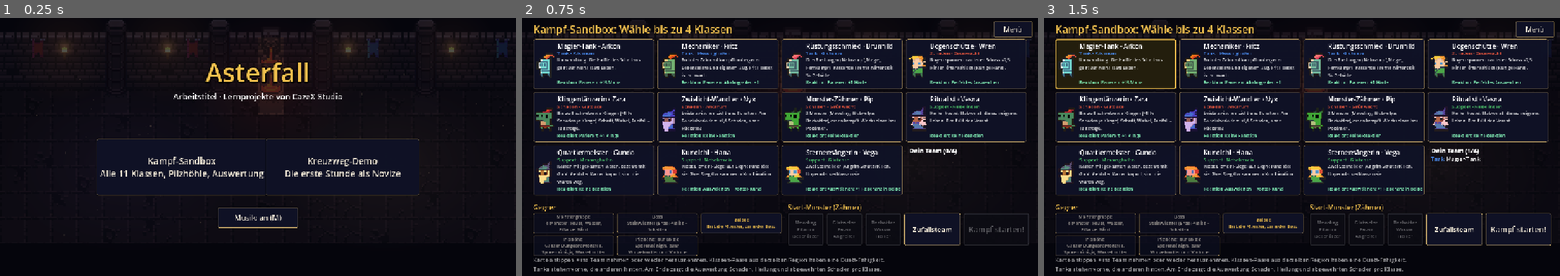
Above: before the commit, frames 1-3 (left to right).
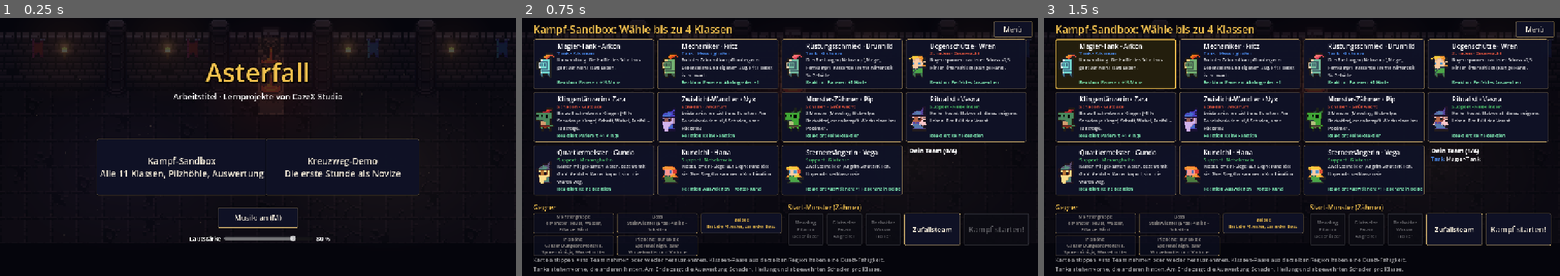
Above: after the commit, the same moments.

Repository: CazeX-studio/MiniKampf
Game: Godot game, scene res://scenes/menu.tscn
Two runs of this game, one before a commit and one after it. Both use one fixed random seed, a clock stepped at 60 frames per second and the inputs below.
Inputs:
- Up to frame 1 (0.25 s): no input
- Up to frame 2 (0.75 s): click "Kampf-Sandbox Alle 11 Klassen…" at 0.5 s
- Up to frame 3 (1.5 s): click "Magier-Tank · Arkon" at 1.25 s

The runs differ from the first frame. In frame 1, 0.3% of the frame differs, in the area x 36-64%, y 84-87%; in frame 2, nothing differs; in frame 3, nothing differs.

Commit message:
Lautstärke-Regler im Startmenü und in der Kreuzweg-Demo (wird gemerkt)
Co-Authored-By: Claude Opus 5.5 <noreply@anthropic.com>

Diff:
--- a/scripts/menu.gd
+++ b/scripts/menu.gd
@@ -45,6 +45,9 @@
 		Musik.toggle()
 		music.text = "Musik: an (M)" if Musik.enabled else "Musik: aus (M)")
 	add_child(music)
+	var volume := Musik.make_slider(220.0)
+	volume.position = Vector2(470, 535)
+	add_child(volume)
 
 
 func _add_button(text: String, pos: Vector2, scene: String) -> void:
--- a/scripts/musik.gd
+++ b/scripts/musik.gd
@@ -16,6 +16,8 @@
 const FADE := 1.2
 
 static var enabled := true
+## Lautstärke für alles, was das Spiel abspielt (0 bis 1), über den Regler im Menü und in der Stadt
+static var volume := 0.8
 static var _loaded := false
 static var _instance: Musik
 
@@ -33,9 +35,7 @@
 ## Musik an oder aus.
 static func toggle() -> void:
 	enabled = not enabled
-	var file := FileAccess.open(SETTINGS, FileAccess.WRITE)
-	if file != null:
-		file.store_string(JSON.stringify({musik = enabled}))
+	_save_settings()
 	var node := _instance_node()
 	if node == null:
 		return
@@ -52,6 +52,8 @@
 		var data: Variant = JSON.parse_string(FileAccess.get_file_as_string(SETTINGS)) if FileAccess.file_exists(SETTINGS) else null
 		if data is Dictionary:
 			enabled = data.get("musik", true)
+			volume = clampf(float(data.get("lautstaerke", volume)), 0.0, 1.0)
+		_apply_volume()
 	if _instance != null and is_instance_valid(_instance):
 		return _instance
 	var tree := Engine.get_main_loop() as SceneTree
@@ -100,3 +102,53 @@
 	var tween := create_tween()
 	tween.tween_property(player, "volume_db", -40.0, FADE)
 	tween.tween_callback(player.queue_free)
+
+
+## Lautstärke einstellen (0 bis 1) und merken.
+static func set_volume(value: float) -> void:
+	_instance_node()
+	volume = clampf(value, 0.0, 1.0)
+	_apply_volume()
+	_save_settings()
+
+
+static func _apply_volume() -> void:
+	AudioServer.set_bus_mute(0, volume <= 0.001)
+	AudioServer.set_bus_volume_db(0, linear_to_db(maxf(volume, 0.001)))
+
+
+static func _save_settings() -> void:
+	var file := FileAccess.open(SETTINGS, FileAccess.WRITE)
+	if file != null:
+		file.store_string(JSON.stringify({musik = enabled, lautstaerke = volume}))
+
+
+## Fertiger Lautstärke-Regler (Text + Schieberegler) zum Einbauen in Menüs.
+static func make_slider(width := 220.0) -> HBoxContainer:
+	_instance_node()
+	var box := HBoxContainer.new()
+	box.add_theme_constant_override("separation", 8)
+	var label := Label.new()
+	label.text = "Lautstärke"
+	label.add_theme_font_size_override("font_size", 15)
+	label.add_theme_color_override("font_outline_color", Color.BLACK)
+	label.add_theme_constant_override("outline_size", 4)
+	box.add_child(label)
+	var slider := HSlider.new()
+	slider.min_value = 0
+	slider.max_value = 100
+	slider.step = 5
+	slider.value = volume * 100.0
+	slider.custom_minimum_size = Vector2(width, 24)
+	slider.size_flags_vertical = Control.SIZE_SHRINK_CENTER
+	slider.focus_mode = Control.FOCUS_NONE
+	var percent := Label.new()
+	percent.text = "%d %%" % int(slider.value)
+	percent.custom_minimum_size = Vector2(48, 0)
+	percent.add_theme_font_size_override("font_size", 15)
+	slider.value_changed.connect(func(v: float) -> void:
+		set_volume(v / 100.0)
+		percent.text = "%d %%" % int(v))
+	box.add_child(slider)
+	box.add_child(percent)
+	return box
--- a/scripts/welt/kreuzweg.gd
+++ b/scripts/welt/kreuzweg.gd
@@ -503,6 +503,11 @@
 	_info = _label("", 13, Color("8affc1"))
 	_info.position = Vector2(16, 82)
 	root.add_child(_info)
+	# Lautstärke (auch im Startmenü)
+	var volume := Musik.make_slider(130.0)
+	volume.position = Vector2(16, 102)
+	root.add_child(volume)
+	_buttons.append(volume)
 
 	var x := 1170.0
 	for info: Array in [["Menü", 96, _go_menu], ["Tasche (I)", 120, _toggle_panel.bind("tasche")],
Not shown, changed: FORTSCHRITT.md
Not shown, changed: README.md
